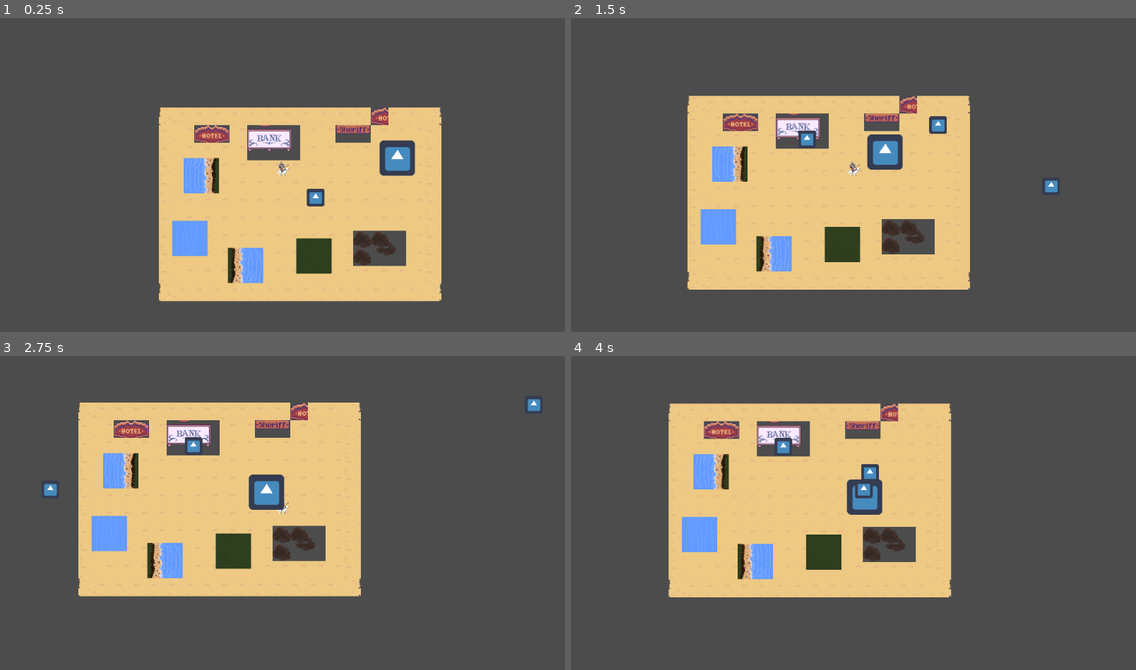
Above: before the commit, frames 1-4 (two rows, left to right).
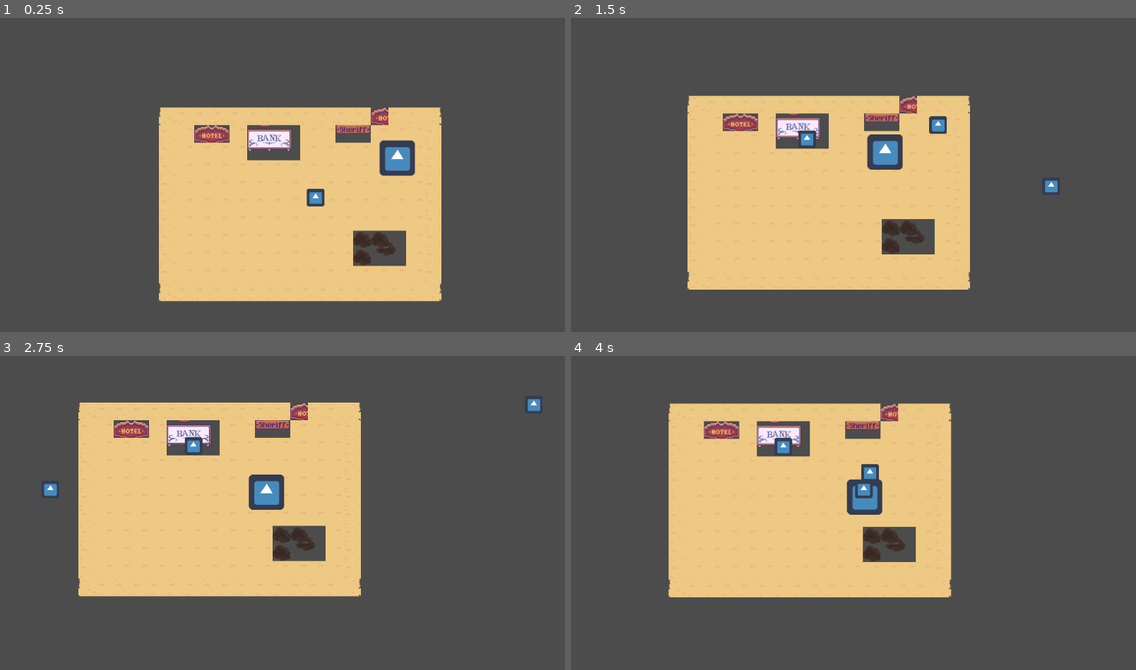
Above: after the commit, the same moments.

Repository: Will-Lerche/Djengis-Khan
Game: Godot game, scene res://scenes/MainScene.tscn
Same seed, same stepped clock (60 frames per second), same inputs: the game is played once before the commit and once after it. The engine's default icon, where the game draws it, is replaced by a stand-in: a white triangle on a blue panel in a dark square.
Inputs (mouse positions are in pixels of both pictures, inside the frame that each line leads up to):
- Up to frame 1 (0.25 s): no input
- Up to frame 2 (1.5 s): tap Enter (ui_accept) at 0.5, 0.77 s; move the mouse to (977, 149) at 0.52 s; hold D (right) 0.53-1.28 s; move the mouse to (740, 184) at 1.27 s; hold S (down) from 1.28 s (still down)
- Up to frame 3 (2.75 s): tap Enter (ui_accept) at 1.52 s; move the mouse to (339, 431) at 2.02 s; release S (down) at 2.03 s; hold D (right) from 2.03 s (still down)
- Up to frame 4 (4 s): move the mouse to (825, 569) at 2.77 s; release D (right) at 2.78 s; hold W (up) 2.78-3.53 s; tap Enter (ui_accept) at 3.02, 3.77 s; move the mouse to (1023, 553) at 3.52 s; hold A (left) from 3.53 s (still down)

The runs differ from the first frame. In frame 1, 2.9% of the frame differs, in the area x 30-59%, y 44-85%; in frame 2, 2.8%; in frame 3, 2.8%; in frame 4, 2.8%.

Commit message:
Animationer assets import + mainscene cleanup

Diff:
--- a/scenes/MainScene.tscn
+++ b/scenes/MainScene.tscn
@@ -1,12 +1,8 @@
-[gd_scene load_steps=23 format=2]
+[gd_scene load_steps=19 format=2]
 
 [ext_resource path="res://assets/Atlas.png" type="Texture" id=1]
 [ext_resource path="res://scenes/player.tscn" type="PackedScene" id=2]
 [ext_resource path="res://assets/pixil-layer-1.png" type="Texture" id=3]
-[ext_resource path="res://assets/Grass.png" type="Texture" id=4]
-[ext_resource path="res://assets/River.png" type="Texture" id=5]
-[ext_resource path="res://assets/River Right.png" type="Texture" id=6]
-[ext_resource path="res://assets/River Left.png" type="Texture" id=7]
 [ext_resource path="res://scenes/Projectiles.tscn" type="PackedScene" id=8]
 [ext_resource path="res://scenes/Enemies.tscn" type="PackedScene" id=9]
 
@@ -508,19 +504,3 @@
 
 [node name="Enemies" parent="." instance=ExtResource( 9 )]
 position = Vector2( 223, -101 )
-
-[node name="River" type="Sprite" parent="."]
-position = Vector2( -168, 46 )
-texture = ExtResource( 5 )
-
-[node name="RiverRight" type="Sprite" parent="."]
-position = Vector2( -147, -68 )
-texture = ExtResource( 6 )
-
-[node name="RiverLeft" type="Sprite" parent="."]
-position = Vector2( -67, 95 )
-texture = ExtResource( 7 )
-
-[node name="Grass" type="Sprite" parent="."]
-position = Vector2( 57, 78 )
-texture = ExtResource( 4 )
--- a/scenes/player.tscn
+++ b/scenes/player.tscn
@@ -1,10 +1,17 @@
 [gd_scene load_steps=4 format=2]
 
-[ext_resource path="res://assets/Genghis_khan_horse.png" type="Texture" id=1]
 [ext_resource path="res://scripts/player.gd" type="Script" id=2]
 
 [sub_resource type="RectangleShape2D" id=1]
 extents = Vector2( 16, 13.25 )
+
+[sub_resource type="SpriteFrames" id=2]
+animations = [ {
+"frames": [  ],
+"loop": true,
+"name": "default",
+"speed": 5.0
+} ]
 
 [node name="Player" type="KinematicBody2D"]
 script = ExtResource( 2 )
@@ -12,9 +19,9 @@
 [node name="CollisionShape2D" type="CollisionShape2D" parent="."]
 shape = SubResource( 1 )
 
-[node name="Sprite" type="Sprite" parent="."]
+[node name="Sprite" type="AnimatedSprite" parent="."]
 scale = Vector2( 0.5, 0.5 )
-texture = ExtResource( 1 )
+frames = SubResource( 2 )
 
 [node name="Node2D" type="Node2D" parent="."]
 
Binary file added: assets/Chinese enemy 1attack-Sheet.png
Not shown, added: assets/Chinese enemy 1attack-Sheet.png.import
Binary file added: assets/Chinese enemy 1idle-Sheet.png
Not shown, added: assets/Chinese enemy 1idle-Sheet.png.import
Binary file added: assets/Chinese enemy 1ready-Sheet.png
Not shown, added: assets/Chinese enemy 1ready-Sheet.png.import
Binary file added: assets/Genghis-melee Sheet.png
Not shown, added: assets/Genghis-melee Sheet.png.import
Binary file added: assets/Genghis-shoot Sheet.png
Not shown, added: assets/Genghis-shoot Sheet.png.import
Binary file added: assets/Genghis-switch bowSheet.png
Not shown, added: assets/Genghis-switch bowSheet.png.import
(and 6 more such lines)
